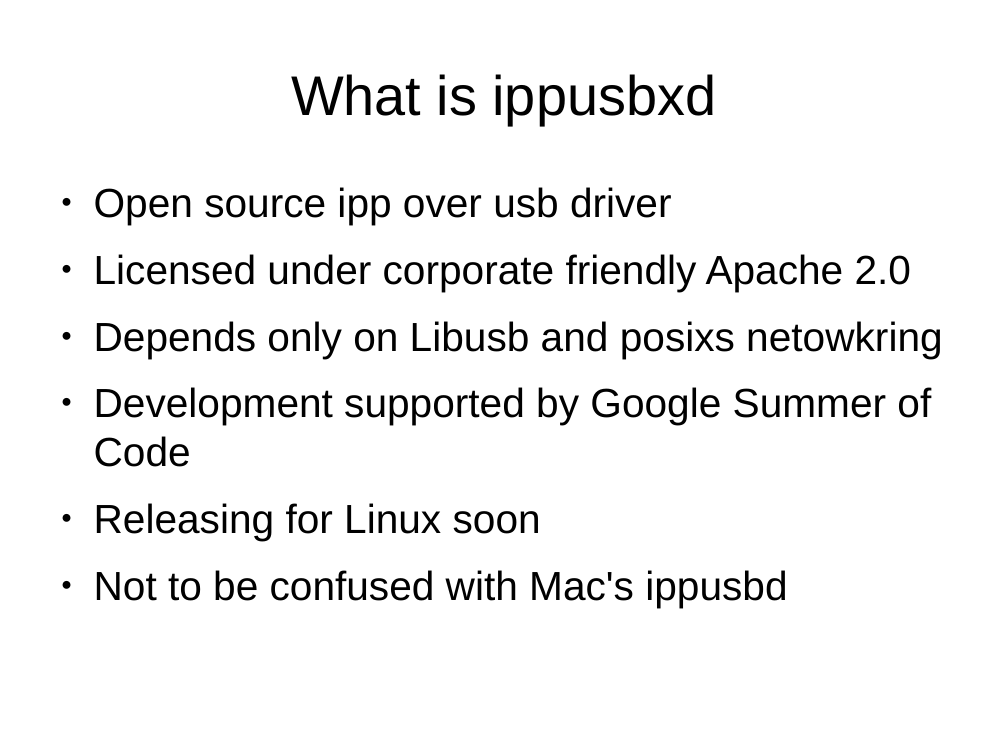
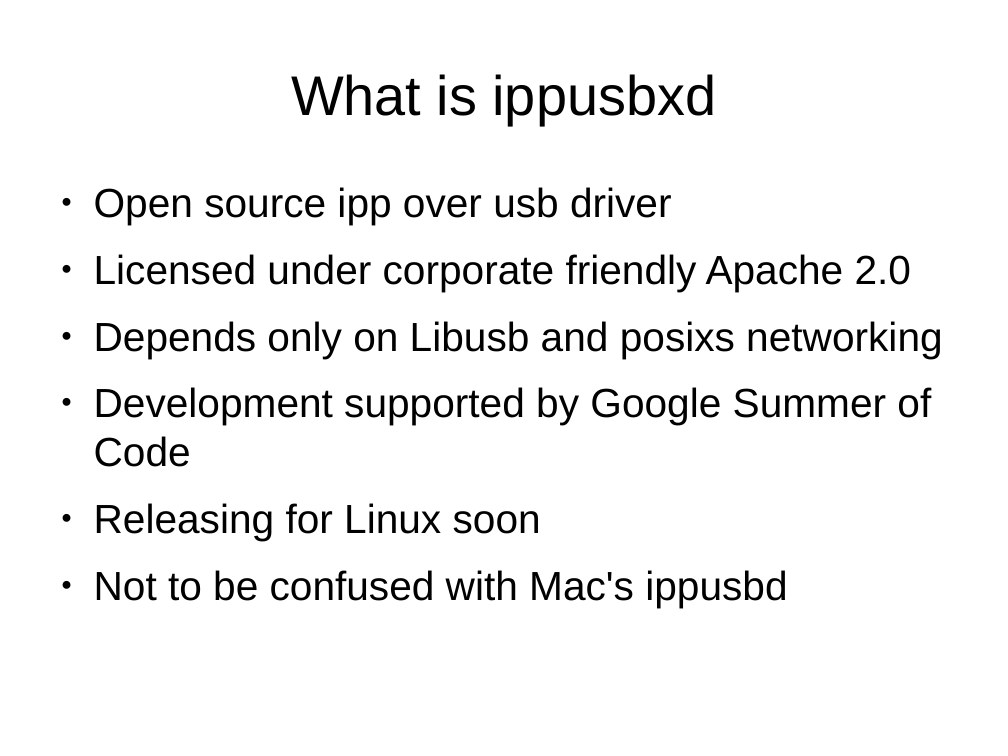
Before and after one commit to tillkamppeter/ippusbxd, a slide deck: slide 2 of doc/ippusbxd_presentation.odp. Drawn at 1008x756 pixels with LibreOffice and Linux fonts; fonts in the diff are those of the drawing. Boxes give left, top, right and bottom in pixels: in the first picture for what was removed or moved away, otherwise in the second. Text is boxed around its words. In the diff, an @@ line names an element or a change of style, - is before the commit and + after.

```diff
--- a/doc/ippusbxd_presentation.odp
+++ b/doc/ippusbxd_presentation.odp
@@ text at (94,321,942,358): text changed @@
-● Depends only on Libusb and posixs netowkring
+● Depends only on Libusb and posixs networking
```
Also in this commit, not shown: 2 other slides changed, 1 slide added, 1 slide removed, 1 other file.
